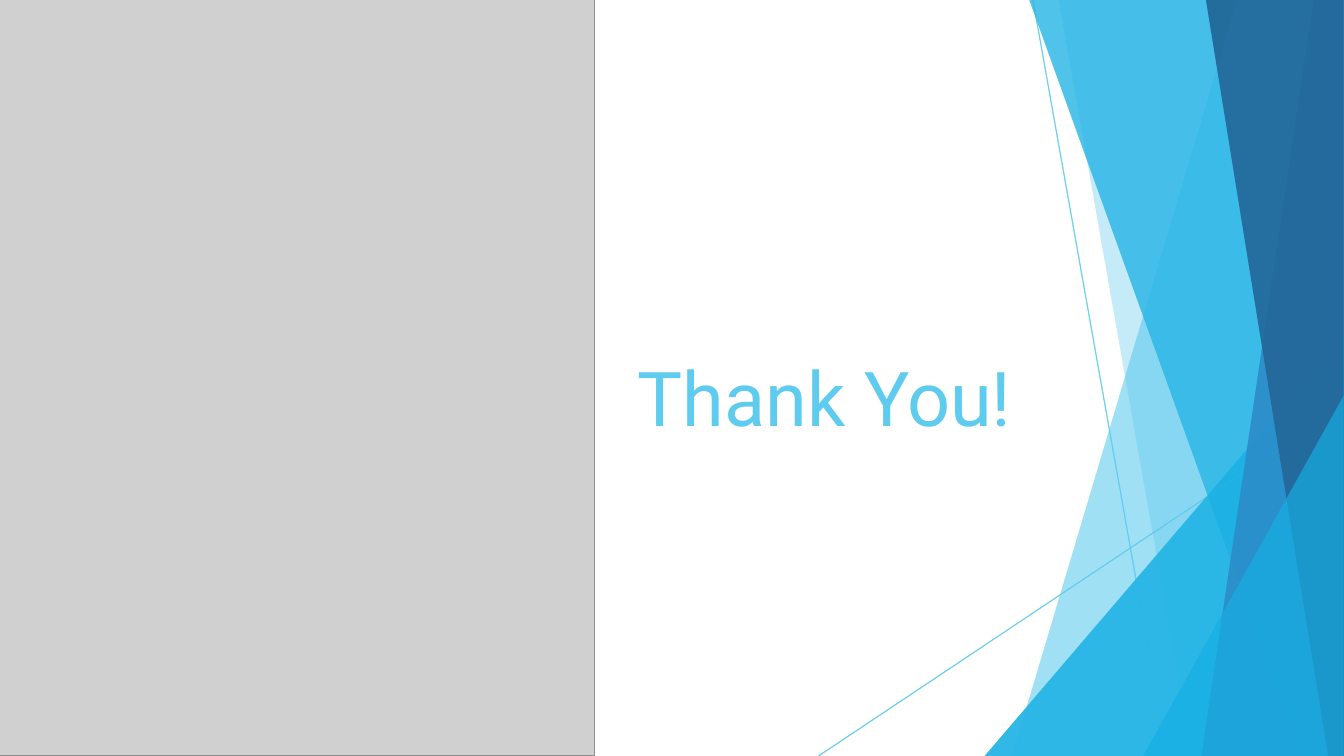
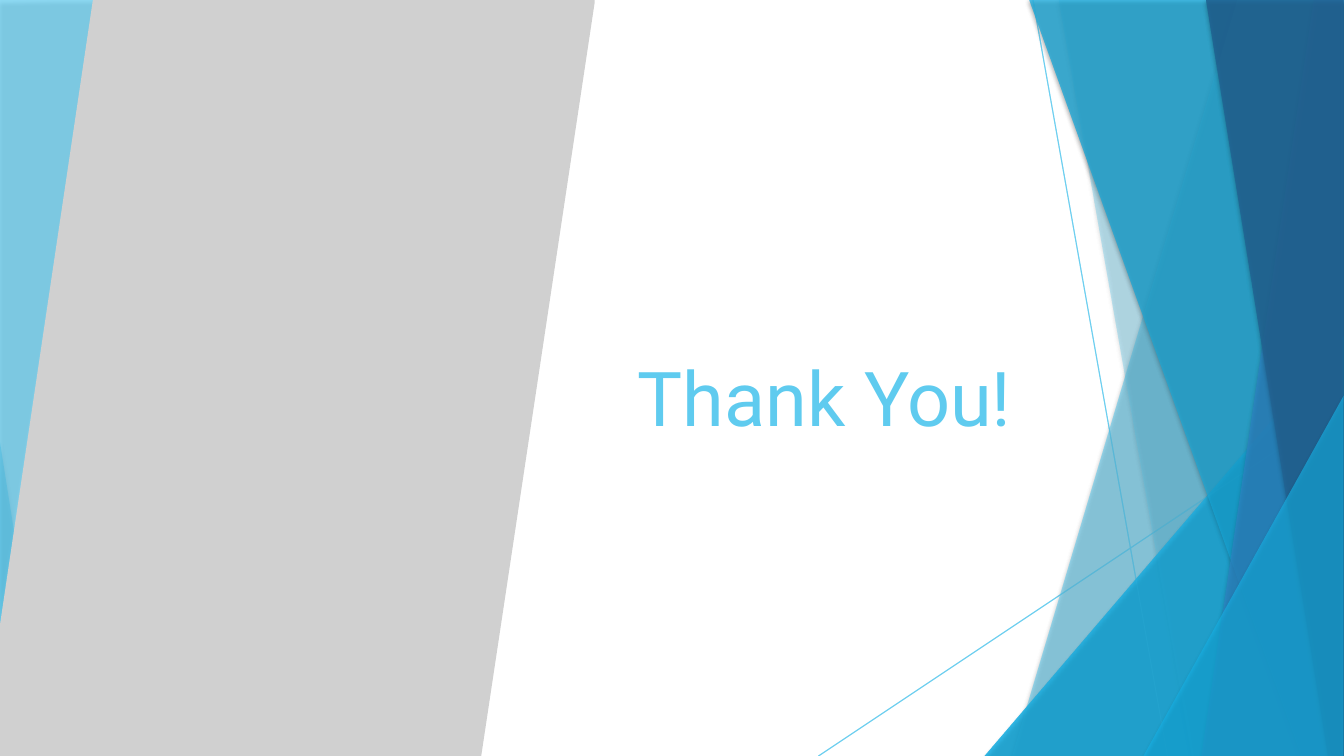
Before and after one commit to Vaishu111999/Toy-Sales-Report, a slide deck: slide 6 of Presentation.pptx. Drawn at 1344x756 pixels with LibreOffice and Linux fonts; fonts in the diff are those of the drawing; grey boxes stand for pictures. Boxes give left, top, right and bottom in pixels: in the first picture for what was removed or moved away, otherwise in the second. Text is boxed around its words. In the diff, an @@ line names an element or a change of style, - is before the commit and + after.

```diff
--- a/Presentation.pptx
+++ b/Presentation.pptx
@@ picture at [0,0,595,756]: outline redrawn @@
@@ freeform shape at [1059,0,1344,756]: shadow on; outline redrawn @@
@@ freeform shape at [1059,0,1344,756]: shadow on; outline redrawn @@
@@ shadow on in 14 elements at [1012,0,1344,756], [985,336,1344,756], [1029,0,1344,756], [1202,0,1344,756], [1206,0,1344,756], [1143,396,1344,756], [0,443,49,756], [0,0,95,627], [1012,0,1344,756], [985,336,1344,756], [1029,0,1344,756], [1202,0,1344,756], [1206,0,1344,756], [1143,396,1344,756] @@
```
Also in this commit, not shown: 5 other slides changed, 2 other files.
